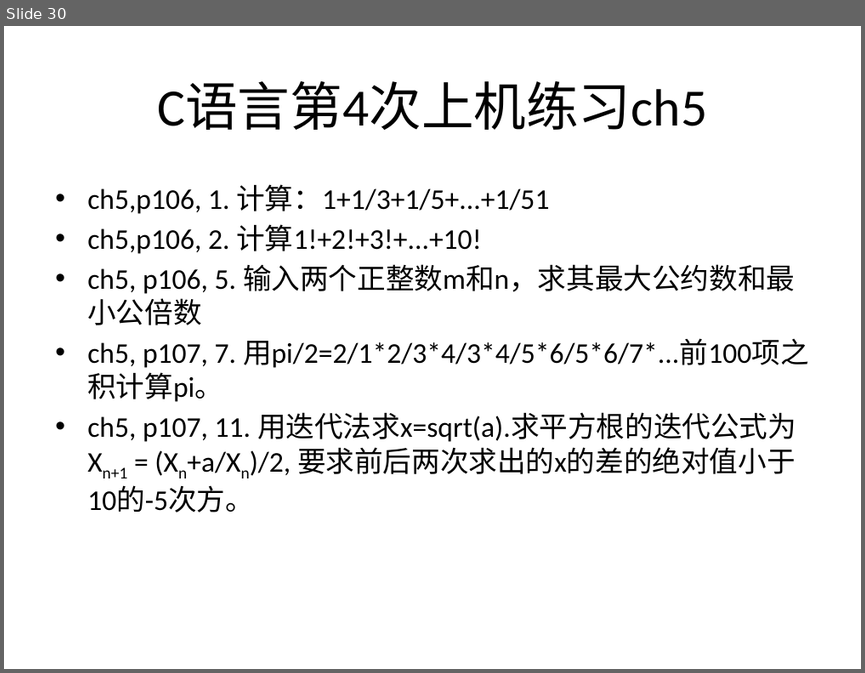
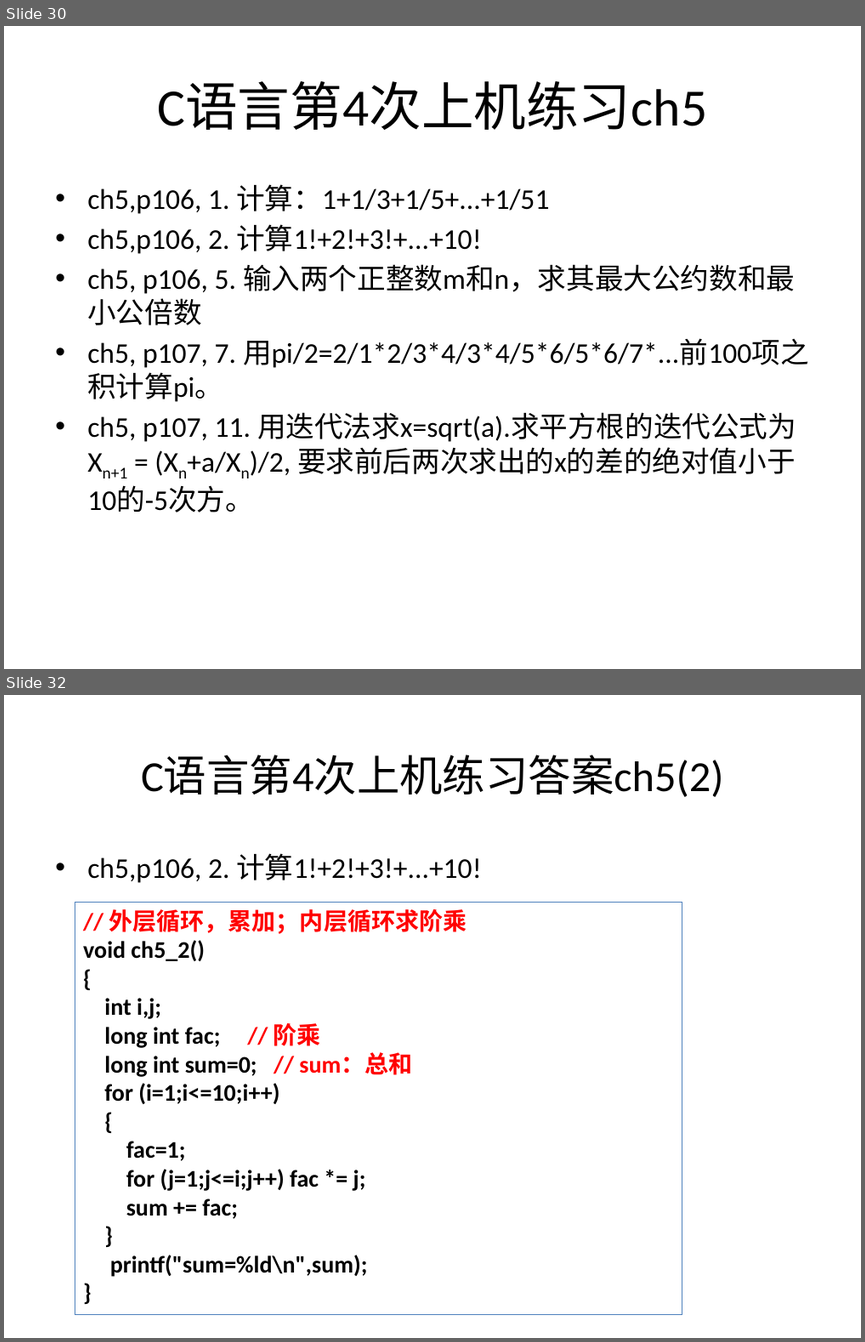
Before and after one commit to jtrfid/C-Repositories, a slide deck: 2016/上机安排.pptx. Shown one above the other, each under a label of ours: slide 30 before the commit, slides 30 and 32 after it; the slides between them are not shown. The pictures are 865x673 and 865x1342 pixels, drawn with LibreOffice and Linux fonts; fonts in the diff are those of the drawing. Boxes give left, top, right and bottom in pixels: in the first picture for what was removed or moved away, otherwise in the second. Text is boxed around its words. In the diff, an @@ line names an element or a change of style, - is before the commit and + after.

Commit message:
修订上机安排

```diff
--- a/2016/上机安排.pptx
+++ b/2016/上机安排.pptx
@@ slide 32 added at [4,695,861,1338], background #FFFFFF @@
@@ title added at [141,755,724,797], 36 pt, text #000000 @@
+C语言第4次上机练习答案ch5(2)
@@ text added at [87,853,481,883], 24 pt, text #000000 @@
+• ch5,p106, 2. 计算1!+2!+3!+...+10!
@@ rectangle added at [75,902,682,1314], outline #4F81BD 0.75 pt, 20 pt, text #000000, bold @@
+// 外层循环，累加；内层循环求阶乘
+void ch5_2()
+{
+int i,j;
+long int fac; // 阶乘
+long int sum=0; // sum：总和
+for (i=1;i<=10;i++)
+{
+fac=1;
+for (j=1;j<=i;j++) fac *= j;
+sum += fac;
+}
+printf("sum=%ld\n",sum);
+}
```
Also in this commit, not shown: 3 slides changed, 5 other slides added.
